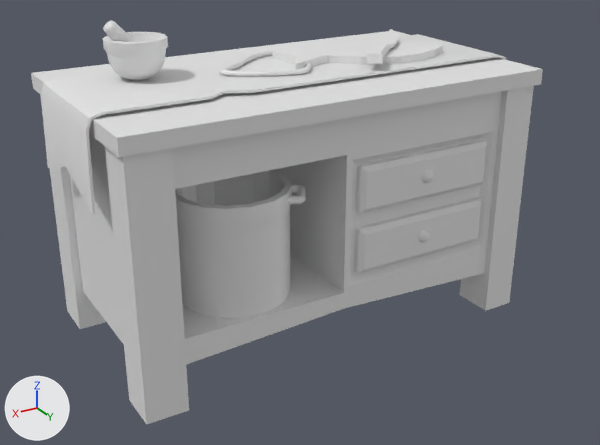
The FBX model Forage and Brew/Assets/GA/Meshes/Int_Maison/SM_EtabliDecoupe_01.fbx, before and after one commit.
Rendered twice from a 50 mm camera at (0.83, 2.51, 1.94) aimed at (-0.97, -0.5, 0.43). Every picture has the same lights, and +X, +Y and +Z are marked at lower left. Where no turn or scale is listed for an object, it has been applied to the vertices.
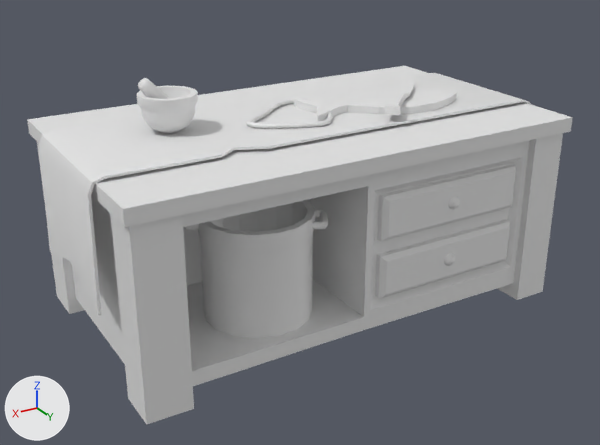
Location of each change, [x1, y1, x2, y2] in pixels of the pictures (600 x 445 px; the box of a moved part takes in the faces that stretch with it):
'Box021', reshaped (7% wider, 11% shorter): before [31, 20, 543, 425]; after [27, 66, 573, 425]
part 1 of me_mesh, moved or reshaped: before [354, 197, 482, 274]; after [375, 219, 510, 299]
part 2 of me_mesh, moved or reshaped: before [356, 139, 487, 214]; after [377, 164, 516, 242]
part 3 of me_mesh, moved or reshaped: before [422, 169, 434, 183]; after [448, 196, 460, 209]
part 4 of me_mesh, moved or reshaped: before [418, 230, 430, 243]; after [444, 253, 455, 266]
part 5 of me_mesh, moved or reshaped: before [175, 170, 292, 319]; after [198, 200, 315, 339]
part 6 of me_mesh, moved or reshaped: before [288, 185, 306, 204]; after [312, 210, 328, 229]
part 7 of me_mesh, moved or reshaped (not visible before): after [184, 224, 199, 230]
part 8 of me_mesh, moved or reshaped: before [272, 42, 444, 69]; after [294, 89, 457, 121]
part 9 of me_mesh, moved or reshaped: before [220, 50, 312, 76]; after [246, 98, 333, 128]
part 10 of me_mesh, moved or reshaped: before [367, 29, 398, 64]; after [385, 74, 413, 115]
part 11 of me_mesh, moved or reshaped: before [103, 32, 168, 80]; after [137, 86, 198, 133]
part 12 of me_mesh, moved or reshaped: before [103, 20, 136, 42]; after [138, 78, 169, 99]
part 13 of me_mesh, moved or reshaped: before [31, 31, 543, 411]; after [27, 66, 573, 411]

Patch to the scene script:
```diff
--- a/Forage and Brew/Assets/GA/Meshes/Int_Maison/SM_EtabliDecoupe_01.fbx.py
+++ b/Forage and Brew/Assets/GA/Meshes/Int_Maison/SM_EtabliDecoupe_01.fbx.py
@@ me_mesh @@
 # used by ob_box021; location = (0.0, 0.0, 0.0)
-me_mesh.from_pydata(...)  # 1698 vertices, 3344 faces; spans x -1.9..0.06, y -1.03..0.02, z 0.0..1.39
+me_mesh.from_pydata(...)  # 1698 vertices, 3344 faces; spans x -2.13..0.06, y -1.21..0.02, z 0.0..1.15
+# me_mesh part 1: the loose piece of 12 vertices spanning x -1.64..-0.97, y -0.07..-0.02, z 0.37..0.57 is scaled about its middle by (1.12, 1.07, 1), then moved by (-0.16, 0.0, -0.15)
+# me_mesh part 2: the loose piece of 12 vertices spanning x -1.64..-0.97, y -0.07..-0.02, z 0.64..0.84 is scaled about its middle by (1.12, 1.07, 1), then moved by (-0.16, 0.0, -0.15)
+# me_mesh part 3: the loose piece of 72 vertices spanning x -1.34..-1.27, y -0.03..0.01, z 0.71..0.78 is moved by (-0.16, 0.0, -0.15)
+# me_mesh part 4: the loose piece of 72 vertices spanning x -1.34..-1.27, y -0.03..0.01, z 0.44..0.5 is moved by (-0.16, 0.0, -0.15)
+# me_mesh part 5: the loose piece of 112 vertices spanning x -0.77..-0.28, y -0.53..-0.04, z 0.29..0.77 is moved by (-0.13, -0.04, -0.15)
+# me_mesh part 6: the loose piece of 216 vertices spanning x -0.81..-0.66, y -0.25..-0.08, z 0.71..0.74 is moved by (-0.13, -0.04, -0.15)
+# me_mesh part 7: the loose piece of 216 vertices spanning x -0.38..-0.24, y -0.49..-0.32, z 0.71..0.74 is moved by (-0.13, -0.04, -0.15)
+# me_mesh part 8: the loose piece of 42 vertices spanning x -1.67..-0.89, y -0.67..-0.3, z 1.15..1.19 is moved by (-0.13, -0.04, -0.25)
+# me_mesh part 9: the loose piece of 252 vertices spanning x -1.04..-0.6, y -0.73..-0.33, z 1.16..1.18 is moved by (-0.13, -0.04, -0.25)
+# me_mesh part 10: the loose piece of 32 vertices spanning x -1.63..-1.15, y -0.74..-0.22, z 1.19..1.23 is moved by (-0.13, -0.04, -0.25)
+# me_mesh part 11: the loose piece of 304 vertices spanning x -0.42..-0.17, y -0.74..-0.5, z 1.15..1.32 is moved by (-0.13, -0.04, -0.25)
+# me_mesh part 12: the loose piece of 72 vertices spanning x -0.34..-0.17, y -0.65..-0.57, z 1.21..1.39 is moved by (-0.13, -0.04, -0.25)
+# me_mesh part 13: 282 of 1698 vertices moved; they spanned x -1.9..0.06, y -1.03..0.02, z 0.0..1.16 and now span x -2.13..0.06, y -1.21..0.02, z 0.0..0.91; mean shift (-0.11, -0.08, -0.18); largest move (0.06, -0.8, 0.79) -> (0.06, -0.92, 0.36)
```
